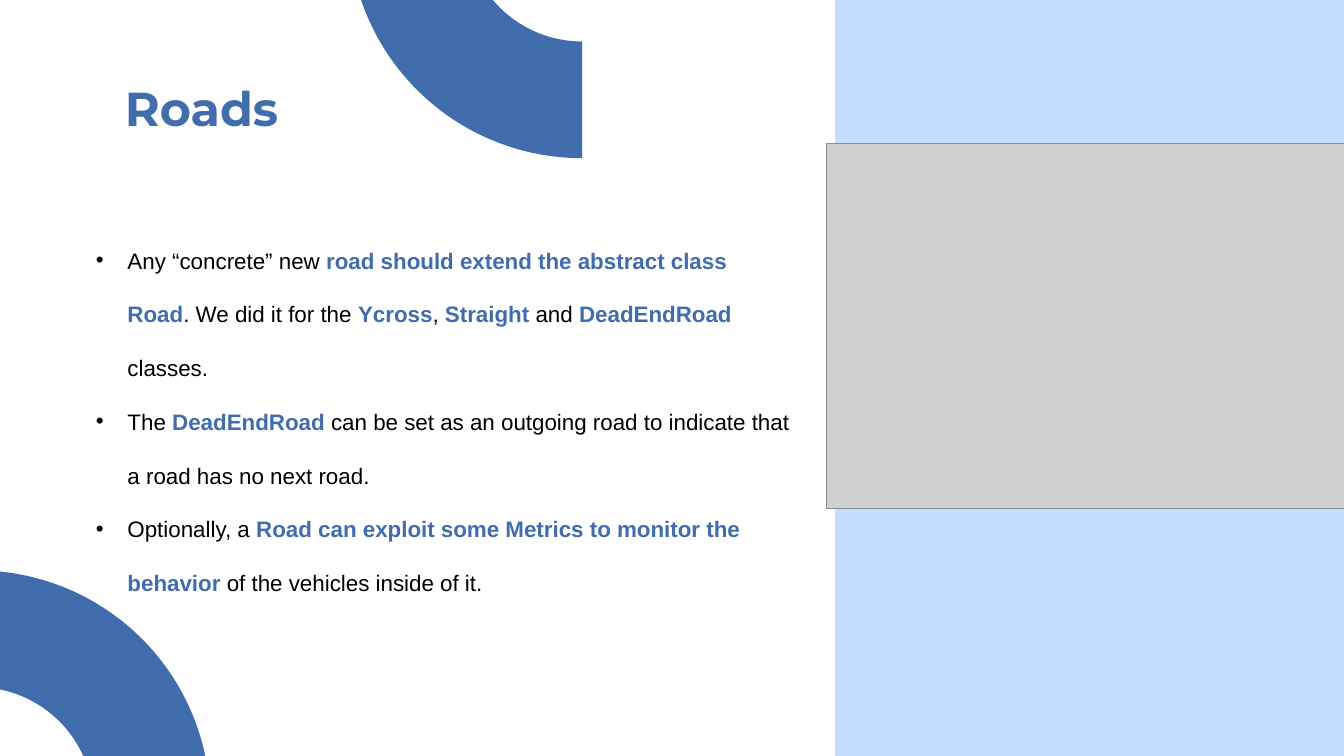
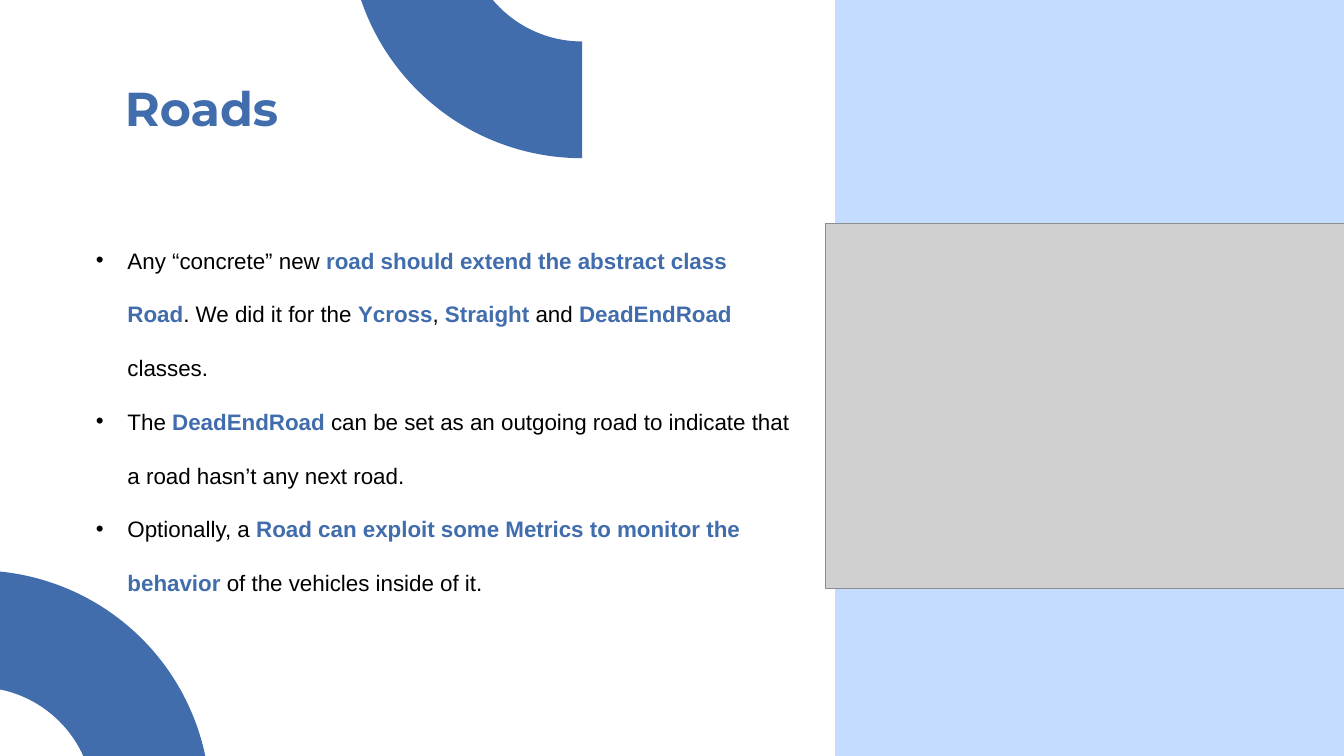
Before and after one commit to nikodallanoce/TrafficAutomata, a slide deck: slide 16 of presentation/DallaNoce_Ristori_cmcs.pptx (slide 17 before the commit). Drawn at 1344x756 pixels with LibreOffice and Linux fonts; fonts in the diff are those of the drawing; grey boxes stand for pictures. Boxes give left, top, right and bottom in pixels: in the first picture for what was removed or moved away, otherwise in the second. Text is boxed around its words. In the diff, an @@ line names an element or a change of style, - is before the commit and + after.

Commit message:
Final presentation update

```diff
--- a/presentation/DallaNoce_Ristori_cmcs.pptx
+++ b/presentation/DallaNoce_Ristori_cmcs.pptx
@@ picture: place and size @@
-picture at box(827, 144, 1344, 509)
+picture at box(826, 224, 1344, 589)
@@ text at box(127, 413, 789, 489): text changed @@
-• The DeadEndRoad can be set as an outgoing road to indicate that a road has no next road.
+• The DeadEndRoad can be set as an outgoing road to indicate that a road hasn’t any next road.
```
Also in this commit, not shown: 4 other slides changed, 1 other file.
